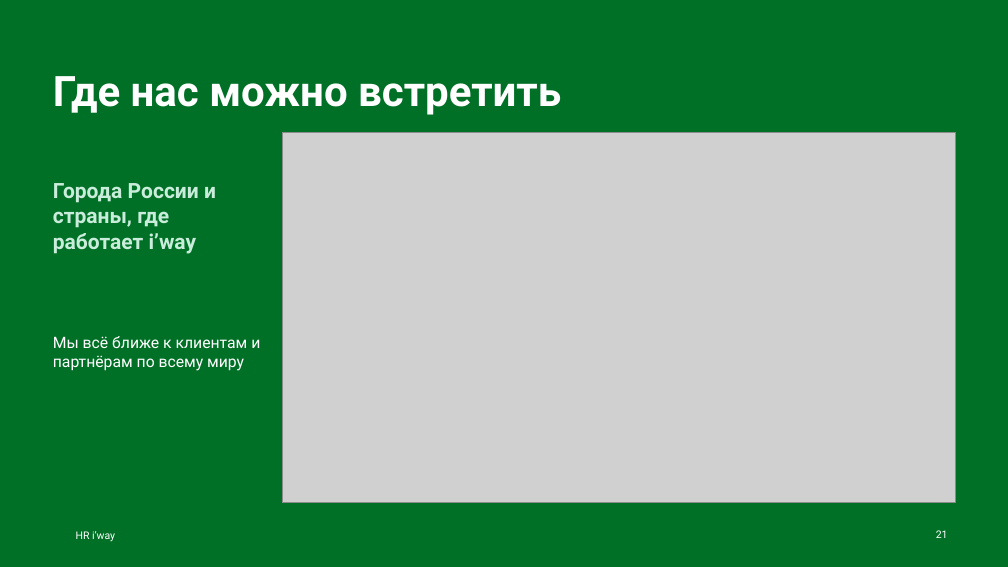
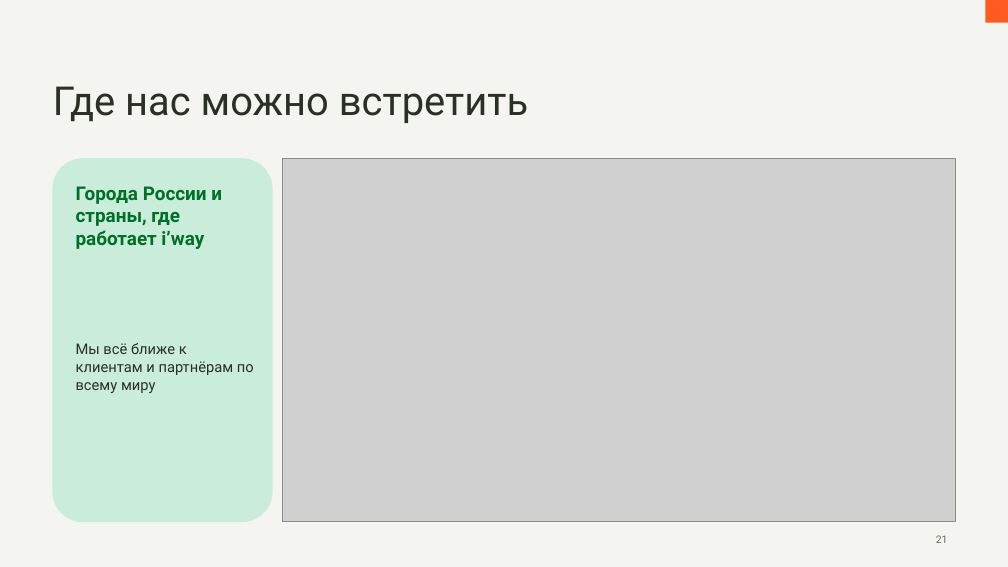
Before and after one commit to hriwayhr/HR-projects, a slide deck: slide 21 of presentations/HR-iway-onboarding-2026.pptx. Drawn at 1008x567 pixels with LibreOffice and Linux fonts; fonts in the diff are those of the drawing; grey boxes stand for pictures; background and template pictures are left out. Boxes give left, top, right and bottom in pixels: in the first picture for what was removed or moved away, otherwise in the second. Text is boxed around its words. In the diff, an @@ line names an element or a change of style, - is before the commit and + after.

```diff
--- a/presentations/HR-iway-onboarding-2026.pptx
+++ b/presentations/HR-iway-onboarding-2026.pptx
@@ background #007026 to #F4F4F0 @@
@@ rectangle added at <box>985,0,1008,23</box>, fill #FF5A1F @@
@@ title "Где нас можно встретить": place and size @@
-title "Где нас можно встретить" at <box>53,76,561,115</box>
+title "Где нас можно встретить" at <box>53,86,528,123</box>
@@ title "Где нас можно встретить" at <box>53,86,528,123</box>: size 40 to 38 pt, text colour #FFFFFF to #2B3026, bold off @@
@@ rounded rectangle added at <box>53,159,272,522</box>, fill #C9EDDA, outline #C9EDDA 1 pt @@
@@ picture: place and size @@
-picture at <box>282,132,955,503</box>
+picture at <box>282,159,955,522</box>
@@ text "Города России и страны, где ...": place and size @@
-text "Города России и страны, где ..." at <box>53,183,216,254</box>
+text "Города России и страны, где ..." at <box>76,186,222,249</box>
@@ text "Города России и страны, где ..." at <box>76,186,222,249</box>: size 20 to 18 pt, text colour #C9EDDA to #007026 @@
@@ text "Мы всё ближе к клиентам ...": place and size @@
-text "Мы всё ближе к клиентам ..." at <box>53,336,260,371</box>
+text "Мы всё ближе к клиентам ..." at <box>76,343,254,393</box>
@@ text "Мы всё ближе к клиентам ..." at <box>76,343,254,393</box>: size 15 to 14 pt, text colour #FFFFFF to #2B3026 @@
@@ text removed at <box>76,531,115,541</box> @@
-HR i’way
@@ page number at <box>936,535,948,543</box>: text colour #FFFFFF to #626D5B @@
```
Also in this commit, not shown: 27 other slides changed, 4 other files.
